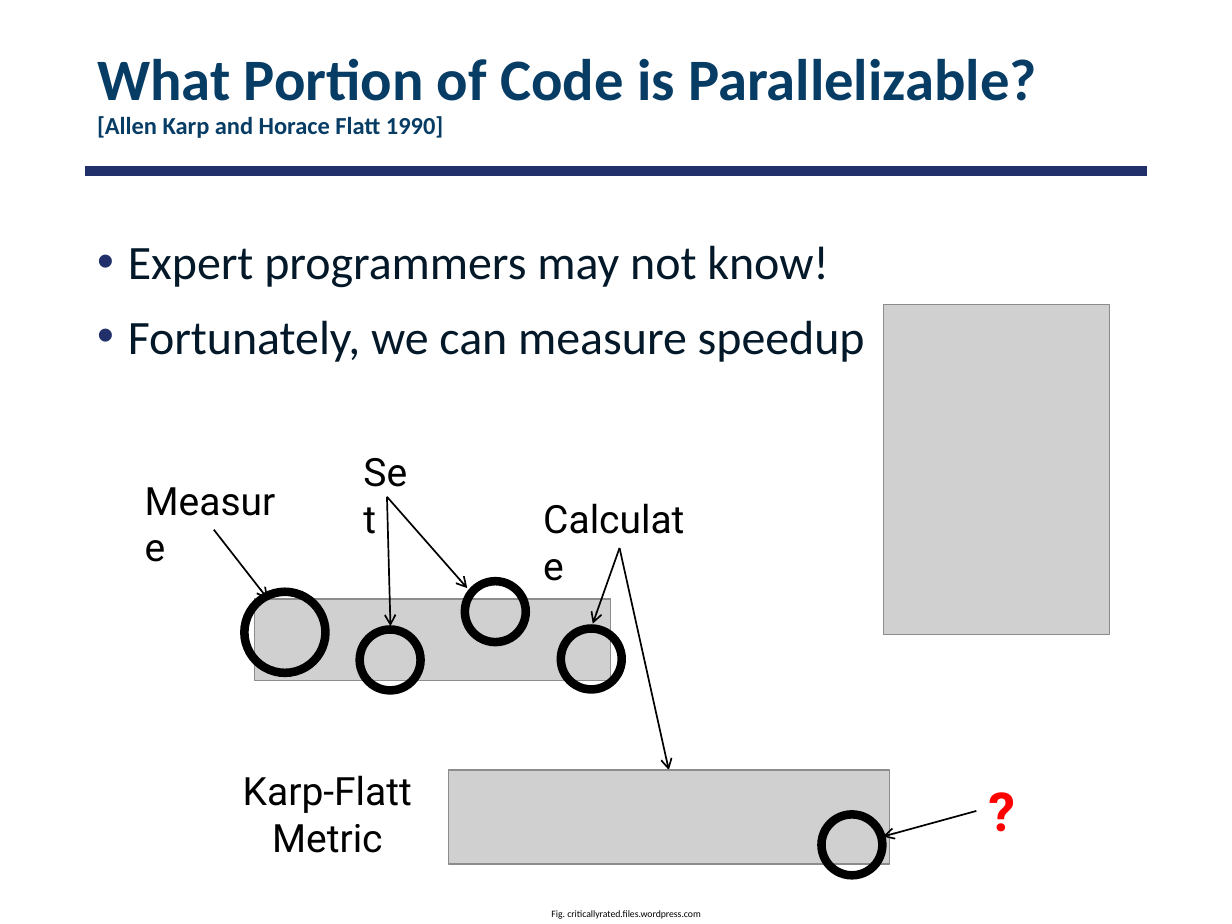
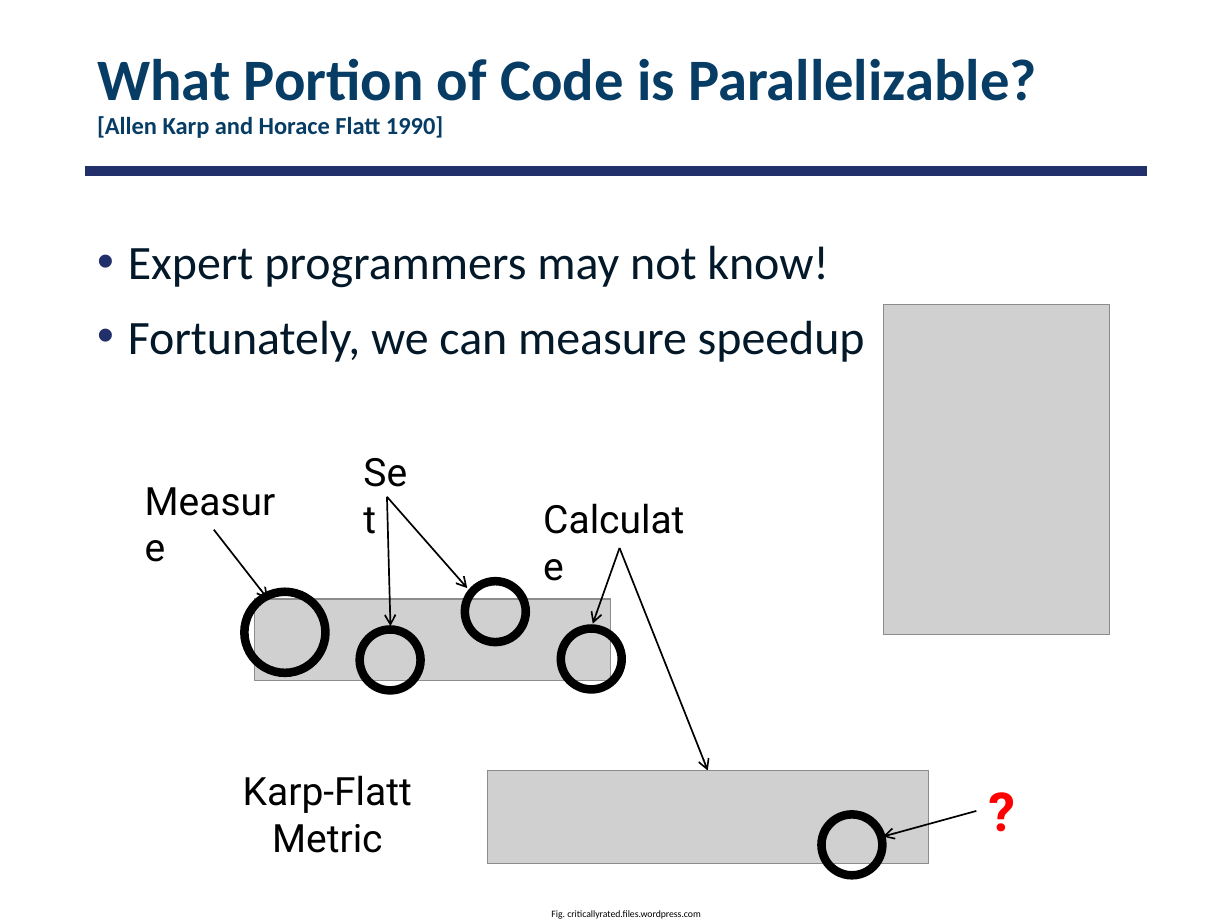
Before and after one commit to smajidzahedi/ECE350, a slide deck: slide 51 of 05-multiprocessor.pptx. Drawn at 1232x924 pixels with LibreOffice and Linux fonts; fonts in the diff are those of the drawing; grey boxes stand for pictures. Boxes give left, top, right and bottom in pixels: in the first picture for what was removed or moved away, otherwise in the second. Text is boxed around its words. In the diff, an @@ line names an element or a change of style, - is before the commit and + after.

Commit message:
fixed typo in Karp-Flatt metric

```diff
--- a/05-multiprocessor.pptx
+++ b/05-multiprocessor.pptx
@@ arrow moved from (620, 548) - (669, 770) to (620, 548) - (708, 770) @@
@@ picture: place and size @@
-picture at (448,770,890,864)
+picture at (487,770,928,864)
```
Also in this commit, not shown: 1 other file.
